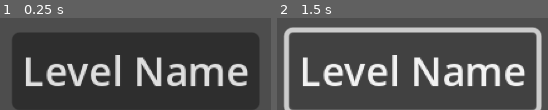
Above: before the commit, frames 1-2 (left to right).
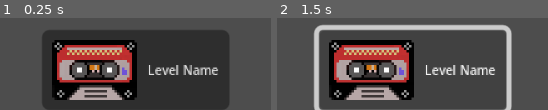
Above: after the commit, the same moments.

Repository: gunarp/gmtk-game-jam
Game: Godot game, scene res://Scenes/UI/PArts/level_selector.tscn
The game is run twice, just before and just after one commit, with the same random seed, the same clock (stepped at 60 frames per second) and the same inputs. This scene is started directly instead of the project's main scene.
Inputs:
- Up to frame 1 (0.25 s): no input
- Up to frame 2 (1.5 s): click "Level Name" at 0.5 s; tap Enter at 1.25 s; hold D (move_right) from 1.28 s (still down); tap I (dash) at 1.35 s

The runs differ from the first frame. In frame 1, 44% of the frame differs, in the area x 4-96%, y 13-100%; in frame 2, 39%.

Commit message:
added in cassette tape sheet, added initial cassette icon to level buttons

Diff:
--- a/Scenes/UI/PArts/level_selector.tscn
+++ b/Scenes/UI/PArts/level_selector.tscn
@@ -1,6 +1,11 @@
-[gd_scene load_steps=2 format=3 uid="uid://lgon31cuvlho"]
+[gd_scene load_steps=4 format=3 uid="uid://lgon31cuvlho"]
 
 [ext_resource type="Script" uid="uid://b8pjpxtd7b3ji" path="res://Scenes/UI/PArts/level_selector.gd" id="1_wl2wh"]
+[ext_resource type="Texture2D" uid="uid://dtk70j47as81m" path="res://Assets/UI/platformer_lvlselect_icons.png" id="2_jxnni"]
+
+[sub_resource type="AtlasTexture" id="AtlasTexture_ljtxs"]
+atlas = ExtResource("2_jxnni")
+region = Rect2(1, 1, 34, 24)
 
 [node name="LevelSelector" type="Control"]
 layout_mode = 3
@@ -23,6 +28,7 @@
 metadata/_edit_use_anchors_ = true
 
 [node name="TextureRect" type="TextureRect" parent="VBoxContainer"]
+visible = false
 layout_mode = 2
 size_flags_vertical = 3
 expand_mode = 1
@@ -30,6 +36,8 @@
 [node name="Button" type="Button" parent="VBoxContainer"]
 layout_mode = 2
 size_flags_horizontal = 4
-size_flags_vertical = 3
+size_flags_vertical = 10
 size_flags_stretch_ratio = 0.2
+theme_override_font_sizes/font_size = 5
+theme_override_icons/icon = SubResource("AtlasTexture_ljtxs")
 text = "Level Name"
Binary file added: Assets/UI/platformer_lvlselect_icons.png
Not shown, added: Assets/UI/platformer_lvlselect_icons.png.import
